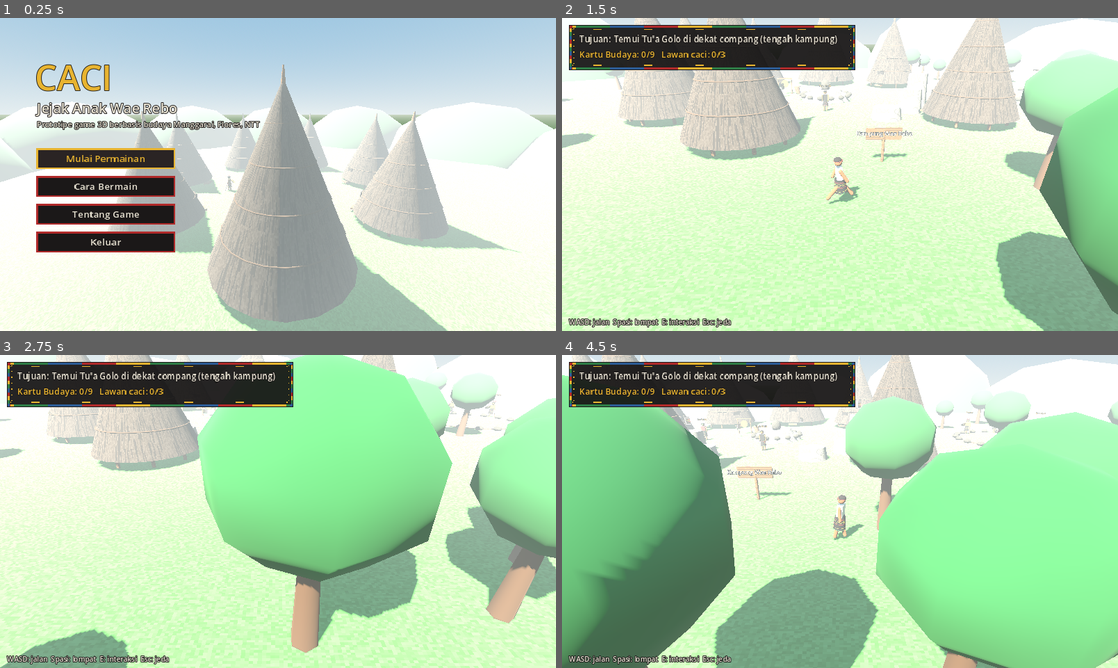
Above: before the commit, frames 1-4 (two rows, left to right).
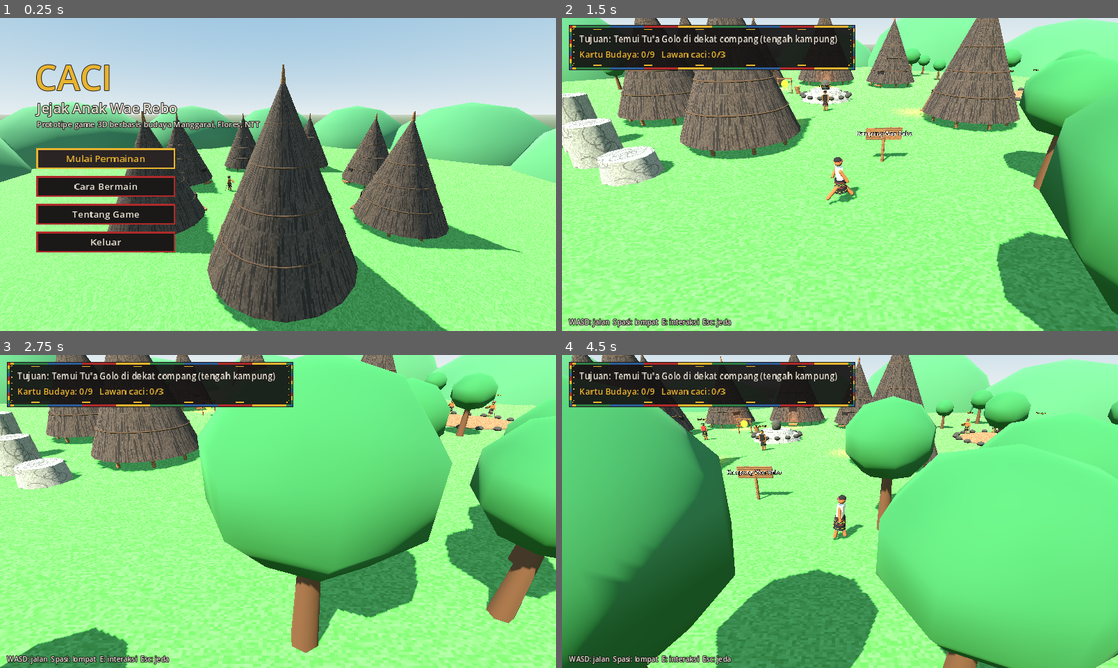
Above: after the commit, the same moments.

Repository: romanussudimin-debu/Pengembangan-Permainan-Digital
Game: Godot game, scene res://scenes/main_menu.tscn
The game is run twice, just before and just after one commit, with the same random seed, the same clock (stepped at 60 frames per second) and the same inputs.
Inputs (mouse positions are in pixels of both pictures, inside the frame that each line leads up to):
- Up to frame 1 (0.25 s): no input
- Up to frame 2 (1.5 s): click "Mulai Permainan" at 0.5 s; tap Enter at 1.25 s; move the mouse to (962, 158) at 1.27 s; hold Right from 1.28 s (still down); hold E (interaksi) from 1.28 s (still down); click (962, 158) at 1.42 s
- Up to frame 3 (2.75 s): tap Space (lompat) at 1.55, 2.1 s; move the mouse to (166, 527) at 2.02 s; release Right at 2.03 s; release E (interaksi) at 2.03 s; hold Down from 2.03 s (still down); tap R (ulang) at 2.3 s
- Up to frame 4 (4.5 s): move the mouse to (895, 442) at 2.77 s; release Down at 2.78 s; hold Right 2.78-3.53 s; hold E (interaksi) 2.78-3.53 s; tap R (ulang) at 2.85 s; move the mouse to (812, 574) at 3.52 s; hold Up 3.53-4.28 s; tap E (interaksi) at 3.6 s; click (812, 574) at 3.67 s; tap Space (lompat) at 3.8 s; move the mouse to (1006, 558) at 4.27 s; hold Left from 4.28 s (still down); tap D (kanan) at 4.35 s

The runs differ from the first frame. In frame 1, 63% of the frame differs, in the area x 0-100%, y 14-100%; in frame 2, 88%; in frame 3, 90%, in the area x 0-100%, y 0-100%; in frame 4, 89%.

Commit message:
Hapus kabut, pindahkan kartu budaya ke dalam Mbaru Niang, sapaan Kraeng
- Kabut dimatikan agar warna jernih; tanah diperluas ke 220 m supaya
  tepi dunia tidak terlihat.
- Kartu budaya tidak lagi melayang di atas batu: 4 kartu ditemukan dengan
  masuk ke Mbaru Niang (pintu bercahaya hangat sebagai penanda).
- Batu pijakan dipindah menjadi tangga di barat daya agar tidak
  menghalangi pintu rumah.
- Sapaan NPC kepada tokoh pemain diganti menjadi "Kraeng".
- Dokumen (GDD, rencana uji, naskah video, log, glosarium) diperbarui.

Co-Authored-By: Claude Opus 5.5 <noreply@anthropic.com>
Claude-Session: https://claude.ai/code/session_01YbAx6PpMN9LGHsGJcufhwW

Diff:
--- a/src/data/dialog.json
+++ b/src/data/dialog.json
@@ -1,10 +1,10 @@
 {
 	"tua_awal": [
-		{"nama": "Tu'a Golo", "teks": "Ité sudah pulang, Nara! Kampung Wae Rebo menyambutmu. Sebentar lagi Penti, tahun baru adat kita."},
+		{"nama": "Tu'a Golo", "teks": "Ité sudah pulang, Kraeng! Kampung Wae Rebo menyambutmu. Sebentar lagi Penti, tahun baru adat kita."},
 		{"nama": "Tu'a Golo", "teks": "Saat Penti, para pemuda akan menampilkan caci. Kamu ingin ikut bermain, bukan?"},
 		{"nama": "Nara", "teks": "Iya, Tu'a. Saya ingin belajar menjadi paki dan ta'ang."},
 		{"nama": "Tu'a Golo", "teks": "Bagus. Berlatihlah dengan tiga pemain caci kampung kita: Rangga, Fransi, lalu Ema Agus, juara kampung."},
-		{"nama": "Tu'a Golo", "teks": "Ingat: caci bukan untuk melukai. Ini tentang sportivitas dan persaudaraan. Jelajahi juga kampung; banyak pengetahuan menunggumu."}
+		{"nama": "Tu'a Golo", "teks": "Ingat: caci bukan untuk melukai. Ini tentang sportivitas dan persaudaraan. Masuklah juga ke Mbaru Niang yang pintunya bercahaya; banyak pengetahuan tersimpan di sana."}
 	],
 	"tua_belum": [
 		{"nama": "Tu'a Golo", "teks": "Teruslah berlatih caci. Kalahkan ketiga pemain dengan sportif, lalu kembali kepadaku."}
@@ -14,7 +14,7 @@
 		{"nama": "Tu'a Golo", "teks": "Mari kita mulai Penti! Tabuh gong dan gendang. Kita bersyukur kepada Mori Kraeng dan mengenang para empo."}
 	],
 	"ine_awal": [
-		{"nama": "Ine Wela", "teks": "Nara, lihat kain songke yang sedang kutenun ini. Pakailah songke saat bermain caci nanti."},
+		{"nama": "Ine Wela", "teks": "Kraeng, lihat kain songke yang sedang kutenun ini. Pakailah songke saat bermain caci nanti."},
 		{"nama": "Ine Wela", "teks": "Setiap motif punya makna. Simpan kartu ini supaya kamu ingat."}
 	],
 	"ine_lagi": [
@@ -27,7 +27,7 @@
 		{"nama": "Pemain Caci", "teks": "Kalahkan dulu pemain sebelumnya. Aku menunggumu di arena."}
 	],
 	"rangga_ajak": [
-		{"nama": "Rangga", "teks": "Nara! Mau berlatih caci? Aku akan pelan-pelan saja, ini latihan pertamamu."}
+		{"nama": "Rangga", "teks": "Kraeng! Mau berlatih caci? Aku akan pelan-pelan saja, ini latihan pertamamu."}
 	],
 	"fransi_ajak": [
 		{"nama": "Fransi", "teks": "Kudengar kamu mengalahkan Rangga. Sekarang coba hadapi aku. Ayunanku lebih cepat!"}
--- a/src/scripts/dunia/dunia.gd
+++ b/src/scripts/dunia/dunia.gd
@@ -54,8 +54,8 @@
 	return c
 
 
-## Langit, kabut pegunungan (khas lembah Wae Rebo), cahaya matahari dengan bayangan.
-static func lingkungan(induk: Node3D, kabut: float = 0.018) -> void:
+## Langit cerah dan cahaya matahari dengan bayangan (tanpa kabut agar warna tetap jernih).
+static func lingkungan(induk: Node3D) -> void:
 	var env := Environment.new()
 	var langit := Sky.new()
 	var mat_langit := ProceduralSkyMaterial.new()
@@ -69,9 +69,7 @@
 	env.ambient_light_source = Environment.AMBIENT_SOURCE_SKY
 	env.ambient_light_energy = 0.8
 	env.tonemap_mode = Environment.TONE_MAPPER_FILMIC
-	env.fog_enabled = true
-	env.fog_light_color = Color("d5e0e0")
-	env.fog_density = kabut
+	env.fog_enabled = false
 	var we := WorldEnvironment.new()
 	we.environment = env
 	induk.add_child(we)
@@ -81,7 +79,7 @@
 	matahari.light_energy = 1.1
 	matahari.light_color = Color("fff1d8")
 	matahari.shadow_enabled = true
-	matahari.directional_shadow_max_distance = 60.0
+	matahari.directional_shadow_max_distance = 80.0
 	induk.add_child(matahari)
 
 
--- a/src/scripts/dunia/kampung.gd
+++ b/src/scripts/dunia/kampung.gd
@@ -1,6 +1,6 @@
 extends Node3D
 ## Level utama: Kampung adat Wae Rebo dalam 3D.
-## 7 Mbaru Niang melingkari compang; arena caci di timur; kartu budaya tersebar.
+## 7 Mbaru Niang melingkari compang; arena caci di timur; kartu budaya disimpan di dalam rumah.
 
 const ADEGAN_PEMAIN: PackedScene = preload("res://scenes/pemain.tscn")
 const ADEGAN_DUEL: String = "res://scenes/duel_caci.tscn"
@@ -16,6 +16,10 @@
 const SUDUT_RUMAH: Array = [-90.0, -130.0, -170.0, 150.0, 110.0, -50.0, 40.0]
 const JARI_KAMPUNG: float = 15.0
 
+## Kartu budaya yang ditemukan dengan masuk ke Mbaru Niang (indeks rumah -> id kartu).
+## Rumah 0 adalah mbaru gendang; lainnya mbaru gena.
+const KARTU_DI_RUMAH: Dictionary = {0: "mbaru_niang", 1: "gong_gendang", 4: "wae_rebo", 6: "penti"}
+
 const DATA_LAWAN: Array = [
 	{"nama": "Rangga", "dialog": "rangga_ajak", "posisi": Vector3(23, 0, -4), "songke": "res://assets/textures/songke_biru.png"},
 	{"nama": "Fransi", "dialog": "fransi_ajak", "posisi": Vector3(27, 0, -5), "songke": "res://assets/textures/songke_hijau.png"},
@@ -24,6 +28,7 @@
 
 var pemain: Pemain
 var kamera: KameraIkut
+var _cahaya_rumah: Dictionary = {}  ## id kartu -> OmniLight3D penanda pintu
 
 
 func _ready() -> void:
@@ -41,7 +46,7 @@
 
 func _bangun_dunia() -> void:
 	Dunia.lingkungan(self)
-	Dunia.tanah(self, 90.0)
+	Dunia.tanah(self, 220.0)
 	Dunia.batas_dunia(self, 40.0)
 	Dunia.compang(self, Vector3.ZERO)
 	for i in SUDUT_RUMAH.size():
@@ -52,20 +57,18 @@
 	Dunia.arena(self, PUSAT_ARENA, 5.0)
 	Dunia.papan(self, Vector3(17, 0, -1.5), "Arena Caci")
 	Dunia.papan(self, Vector3(3, 0, 18), "Kampung Wae Rebo")
-	# Batu pijakan menuju kartu budaya (melatih lompat & collision)
-	Dunia.batu_pijakan(self, Vector3(-4.5, 0, 8.5), 0.9)
-	Dunia.batu_pijakan(self, Vector3(-6.5, 0, 6.2), 1.8)
-	Dunia.batu_pijakan(self, Vector3(5, 0, 9), 1.0)
-	Dunia.batu_pijakan(self, Vector3(7.6, 0, 6.6), 2.0, 0.9)
-	Dunia.batu_pijakan(self, Vector3(9.0, 0, 3.6), 3.0, 0.9)
-	# Pepohonan dan bukit (lembah berkabut)
+	# Batu pijakan untuk melompat dan memandang kampung dari atas (melatih lompat & collision)
+	Dunia.batu_pijakan(self, Vector3(-9, 0, 19), 1.0)
+	Dunia.batu_pijakan(self, Vector3(-11.8, 0, 17.2), 2.0, 1.0)
+	Dunia.batu_pijakan(self, Vector3(-14.2, 0, 15), 3.0, 0.9)
+	# Pepohonan dan bukit di sekeliling lembah
 	var acak := RandomNumberGenerator.new()
 	acak.seed = 42
 	for i in 26:
 		var a: float = acak.randf() * TAU
 		var r: float = acak.randf_range(22.0, 36.0)
 		var pos := Vector3(cos(a) * r, 0, sin(a) * r)
-		if pos.distance_to(PUSAT_ARENA) > 8.0 and pos.distance_to(TITIK_MUNCUL["awal"]) > 5.0:
+		if pos.distance_to(PUSAT_ARENA) > 8.0 and pos.distance_to(TITIK_MUNCUL["awal"]) > 5.0 and pos.distance_to(Vector3(-11.8, 0, 17.2)) > 6.0:
 			Dunia.pohon(self, pos, acak.randf_range(0.8, 1.4))
 	for i in 12:
 		var a: float = TAU * i / 12.0
@@ -97,27 +100,58 @@
 
 
 func _bangun_kartu() -> void:
-	var daftar: Array[Array] = [
-		["wae_rebo", Vector3(-6.5, 2.6, 6.2)],
-		["penti", Vector3(9.0, 3.8, 3.6)],
-		["mbaru_niang", Vector3(1.5, 1.0, -9)],
-		["gong_gendang", Vector3(-5, 1.0, -2)],
-	]
-	for item in daftar:
-		var id: String = item[0]
-		if GameState.kartu_terkumpul.has(id):
-			continue
-		var k := KartuPickup.new()
-		k.id_kartu = id
-		k.position = item[1]
-		add_child(k)
+	# Pintu Mbaru Niang yang menyimpan kartu: masuk untuk menemukannya
+	for indeks: int in KARTU_DI_RUMAH:
+		var id: String = KARTU_DI_RUMAH[indeks]
+		var pintu: Vector3 = _posisi_pintu(indeks)
+		var area := Interaktif.new()
+		area.teks_petunjuk = "Masuk Mbaru Niang"
+		area.jari_jari = 1.8
+		area.tinggi_petunjuk = 2.6
+		area.position = pintu
+		add_child(area)
+		area.diinteraksi.connect(_masuk_rumah.bind(id, indeks))
+		if not GameState.kartu_terkumpul.has(id):
+			# Cahaya hangat dari pintu menandai rumah yang masih menyimpan pengetahuan
+			var cahaya := OmniLight3D.new()
+			cahaya.light_color = Color("ffb057")
+			cahaya.light_energy = 1.6
+			cahaya.omni_range = 3.0
+			cahaya.position = pintu + Vector3(0, 1.4, 0)
+			add_child(cahaya)
+			_cahaya_rumah[id] = cahaya
 	# Compang: dilihat dan dijelaskan (tanpa dijadikan tempat bermain karena sakral)
-	var area := Interaktif.new()
-	area.teks_petunjuk = "Lihat Compang"
-	area.jari_jari = 3.4
-	area.tinggi_petunjuk = 3.2
-	add_child(area)
-	area.diinteraksi.connect(_lihat_compang)
+	var area_compang := Interaktif.new()
+	area_compang.teks_petunjuk = "Lihat Compang"
+	area_compang.jari_jari = 3.4
+	area_compang.tinggi_petunjuk = 3.2
+	add_child(area_compang)
+	area_compang.diinteraksi.connect(_lihat_compang)
+
+
+## Titik di depan pintu rumah ke-`indeks` (pintu selalu menghadap compang).
+func _posisi_pintu(indeks: int) -> Vector3:
+	var a: float = deg_to_rad(SUDUT_RUMAH[indeks])
+	var arah := Vector3(cos(a), 0, sin(a))
+	var skala: float = 1.25 if indeks == 0 else 1.0
+	return arah * (JARI_KAMPUNG - 3.6 * skala - 0.9)
+
+
+func _masuk_rumah(_p: Pemain, id: String, indeks: int) -> void:
+	var nama_rumah: String = "mbaru gendang" if indeks == 0 else "mbaru gena"
+	if GameState.kartu_terkumpul.has(id):
+		DialogManager.mulai_baris("rumah_" + id, [{"nama": "Nara", "teks": "Aku sudah berkunjung ke %s ini. Isi kartunya bisa dibaca lagi di menu jeda (Esc)." % nama_rumah}])
+	else:
+		DialogManager.mulai_baris("rumah_" + id, [{"nama": "Nara", "teks": "Aku masuk ke dalam %s. Ada pengetahuan yang tersimpan di sini..." % nama_rumah}],
+				_temukan_kartu.bind(id))
+
+
+func _temukan_kartu(id: String) -> void:
+	if _cahaya_rumah.has(id):
+		var cahaya: OmniLight3D = _cahaya_rumah[id]
+		cahaya.queue_free()
+		_cahaya_rumah.erase(id)
+	_beri_kartu(id)
 
 
 func _lihat_compang(_p: Pemain) -> void:
--- a/src/scripts/dunia/kartu_pickup.gd
+++ /dev/null
@@ -1,66 +0,0 @@
-class_name KartuPickup
-extends Area3D
-## Kartu pengetahuan budaya yang berputar dan melayang; diambil saat disentuh pemain.
-
-@export var id_kartu: String = ""
-
-var _visual: Node3D
-var _waktu: float = 0.0
-var _diambil: bool = false
-
-
-func _ready() -> void:
-	collision_layer = 4
-	collision_mask = 2
-	var bentuk := SphereShape3D.new()
-	bentuk.radius = 0.8
-	var c := CollisionShape3D.new()
-	c.shape = bentuk
-	add_child(c)
-	_visual = Node3D.new()
-	add_child(_visual)
-	var kartu := BoxMesh.new()
-	kartu.size = Vector3(0.5, 0.65, 0.04)
-	var m := StandardMaterial3D.new()
-	m.albedo_texture = preload("res://assets/textures/kartu.png")
-	m.texture_filter = BaseMaterial3D.TEXTURE_FILTER_NEAREST_WITH_MIPMAPS
-	m.emission_enabled = true
-	m.emission = Color("e8b430")
-	m.emission_energy_multiplier = 0.25
-	var mi := MeshInstance3D.new()
-	mi.mesh = kartu
-	mi.material_override = m
-	_visual.add_child(mi)
-	var cahaya := OmniLight3D.new()
-	cahaya.light_color = Color("ffd76a")
-	cahaya.light_energy = 0.8
-	cahaya.omni_range = 2.5
-	add_child(cahaya)
-
-
-func _process(delta: float) -> void:
-	_waktu += delta
-	_visual.rotation.y += delta * 2.0
-	_visual.position.y = sin(_waktu * 2.5) * 0.15
-
-
-## Polling tumpang-tindih (bukan sinyal) agar kartu tetap bisa diambil
-## jika pemain sudah berdiri di atasnya saat dialog berakhir.
-func _physics_process(_delta: float) -> void:
-	if _diambil or not GameState.sedang(GameState.State.BERMAIN):
-		return
-	for body in get_overlapping_bodies():
-		if body is Pemain:
-			_ambil()
-			return
-
-
-func _ambil() -> void:
-	_diambil = true
-	GameState.kumpulkan_kartu(id_kartu)
-	DialogManager.tampilkan_kartu(id_kartu)
-	# Efek diambil: membesar lalu menghilang (ease out)
-	var tw := create_tween()
-	tw.tween_property(_visual, "scale", Vector3.ONE * 1.8, 0.15).set_ease(Tween.EASE_OUT)
-	tw.tween_property(_visual, "scale", Vector3.ZERO, 0.2).set_ease(Tween.EASE_IN)
-	tw.tween_callback(queue_free)
--- a/src/scripts/minigame/duel_caci.gd
+++ b/src/scripts/minigame/duel_caci.gd
@@ -70,8 +70,8 @@
 # ------------------------------------------------------------- pembangunan
 
 func _bangun_arena() -> void:
-	Dunia.lingkungan(self, 0.012)
-	Dunia.tanah(self, 60.0)
+	Dunia.lingkungan(self)
+	Dunia.tanah(self, 220.0)
 	Dunia.arena(self, Vector3.ZERO, 4.5)
 	Dunia.gong_gendang(self, Vector3(-3.5, 0, -6.5))
 	Dunia.mbaru_niang(self, Vector3(-9, 0, -14), Vector3.ZERO)
--- a/src/scripts/ui/ending.gd
+++ b/src/scripts/ui/ending.gd
@@ -9,8 +9,8 @@
 	GameState.ubah_state(GameState.State.SELESAI)
 	AudioManager.putar_musik("caci")
 	AudioManager.putar_sfx("gong")
-	Dunia.lingkungan(self, 0.02)
-	Dunia.tanah(self, 80.0)
+	Dunia.lingkungan(self)
+	Dunia.tanah(self, 220.0)
 	Dunia.compang(self, Vector3.ZERO)
 	Dunia.gong_gendang(self, Vector3(-6, 0, -6))
 	for i in 7:
--- a/src/scripts/ui/main_menu.gd
+++ b/src/scripts/ui/main_menu.gd
@@ -19,8 +19,8 @@
 
 
 func _bangun_diorama() -> void:
-	Dunia.lingkungan(self, 0.025)
-	Dunia.tanah(self, 80.0)
+	Dunia.lingkungan(self)
+	Dunia.tanah(self, 220.0)
 	Dunia.compang(self, Vector3.ZERO)
 	for i in 7:
 		var a: float = TAU * i / 7.0
Binary file removed: src/assets/textures/kartu.png
Not shown, changed: .claude/agents/godot-developer.md
Not shown, changed: docs/gdd/GDD.md
Not shown, changed: docs/gdd/asset-references.md
Not shown, changed: docs/laporan/laporan-proses-development.md
Not shown, changed: docs/laporan/log-pengembangan.md
Not shown, changed: docs/laporan/naskah-video-demo.md
Not shown, changed: docs/playtest/rencana-uji.md
Not shown, changed: docs/prompt-proyek.md
Not shown, changed: docs/riset/glosarium.md
